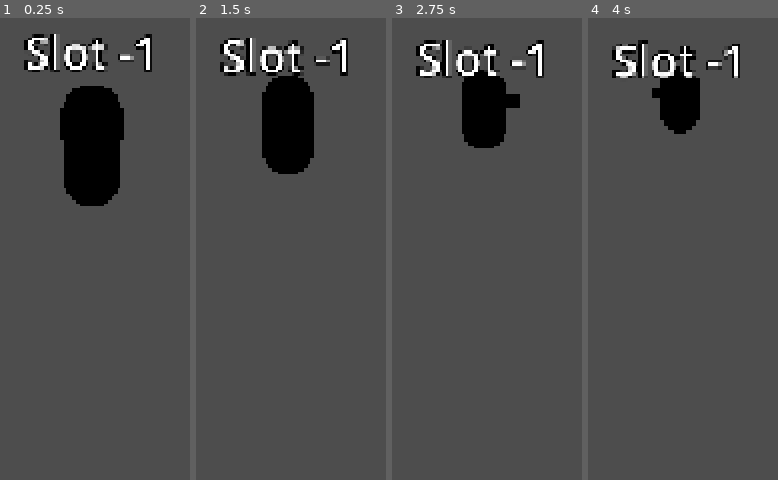
Above: before the commit, frames 1-4 (left to right).
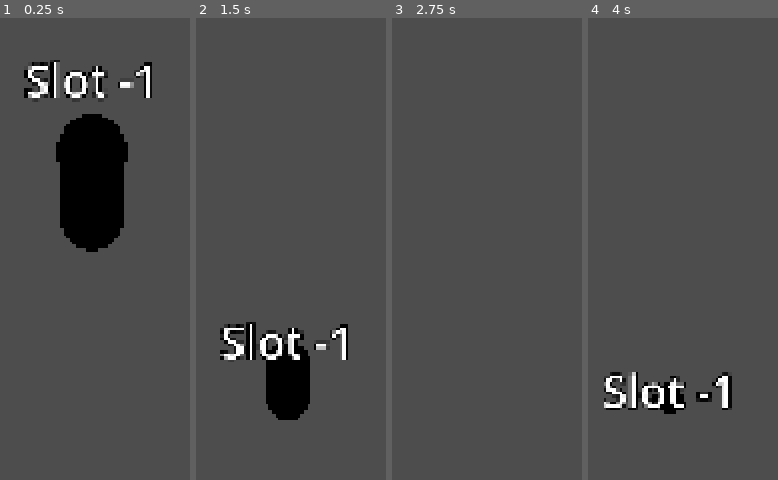
Above: after the commit, the same moments.

Repository: kunanli/TrioBroTotem
Game: Godot game, scene res://scenes/player/player.tscn
The game is run twice, just before and just after one commit, with the same random seed, the same clock (stepped at 60 frames per second) and the same inputs. This scene is started directly instead of the project's main scene.
Inputs (mouse positions are in pixels of both pictures, inside the frame that each line leads up to):
- Up to frame 1 (0.25 s): no input
- Up to frame 2 (1.5 s): move the mouse to (outside the picture) at 0.52 s; hold D (move_right) 0.53-1.28 s; hold J (attack) 0.53-1.28 s; click (outside the picture) at 0.67 s; tap Space (jump) at 0.77 s; move the mouse to (outside the picture) at 1.27 s; hold S (move_back) from 1.28 s (still down); tap F (grab) at 1.35 s; click (outside the picture) at 1.42 s
- Up to frame 3 (2.75 s): tap Space (jump) at 1.52 s; move the mouse to (outside the picture) at 2.02 s; release S (move_back) at 2.03 s; hold D (move_right) from 2.03 s (still down); tap E (interact) at 2.1 s; click (outside the picture) at 2.17 s
- Up to frame 4 (4 s): tap Enter at 2.75 s; move the mouse to (599, 244) at 2.77 s; release D (move_right) at 2.78 s; hold W (move_forward) 2.78-3.53 s; tap J (attack) at 2.85 s; click (599, 244) at 2.92 s; tap Space (jump) at 3.02, 3.77 s; move the mouse to (outside the picture) at 3.52 s; hold A (move_left) from 3.53 s (still down); tap F (grab) at 3.6 s; click (outside the picture) at 3.67 s

The runs differ from the first frame. In frame 1, 9.9% of the frame differs, in the area x 12-80%, y 3-51%; in frame 2, 14%, in the area x 12-80%, y 4-88%; in frame 3, 6.2%; in frame 4, 8.1%.

Commit message:
fix(m0): 鏡頭改為剛性錨點追隨，加上仰角與滑鼠鎖定
實跑回報鏡頭「還是有點小怪」。三個原因：

1. 位置做平滑、注視點卻直接用角色當下位置。角色橫移時，落後的鏡頭
   為了盯住角色會額外轉一個角度，整個畫面跟著晃。改成只有注視點在
   平滑，鏡頭位置與注視點永遠剛性綁在一起——只剩位移延遲，沒有轉動晃動

2. 垂直與水平用同一個追隨速度。跳躍與走斜坡時鏡頭跟著上下彈，
   那是第三人稱最明顯的暈眩來源。垂直改成慢三倍（0.28 對 0.09）

3. 完全不能上下看。加上仰角控制與範圍限制（下限不設負太多，
   否則鏡頭會鑽到地板下面）

滑鼠改成點畫面鎖定、Esc 放開，不必一直按著右鍵；按住右鍵拖曳仍然可用。
用 _unhandled_input 而不是 _input，這樣點大廳按鈕不會順便鎖住滑鼠。

物理從 60 提到 120 Hz。角色移動在物理幀更新，60 Hz 在高刷新率螢幕上
看得出一格一格跳，鏡頭做了平滑之後反而更明顯。

.gitignore 擴大到整個 assets/：第二批模型放在 assets/<角色>/ 而不是
assets/source/，原本的規則沒擋到，repo 因此漲到 395 MB。
assets/reference/ 以否定規則保留。

Co-Authored-By: Claude Opus 5 <noreply@anthropic.com>
Claude-Session: https://claude.ai/code/session_01TU4o3pWxh73BhVeQ2EeBq9

Diff:
--- a/trio-project/project.godot
+++ b/trio-project/project.godot
@@ -38,7 +38,7 @@
 [physics]
 
 3d/physics_engine="Jolt Physics"
-common/physics_ticks_per_second=60
+common/physics_ticks_per_second=120
 
 [rendering]
 
--- a/trio-project/scripts/autoload/game_input.gd
+++ b/trio-project/scripts/autoload/game_input.gd
@@ -79,15 +79,15 @@
 	return raw if raw.length() > STICK_DEADZONE else Vector2.ZERO
 
 
-## 鏡頭轉向輸入。手把是右搖桿（docs/06），鍵鼠是按住滑鼠右鍵拖曳。
-##
-## 用「按住右鍵」而不是鎖定滑鼠，是因為 M0 要在同一台機器上開三個視窗測——
-## 鎖定滑鼠會讓你沒辦法點到另一個視窗。
-func get_look_delta(device_id: int) -> float:
+## 手把的鏡頭輸入（右搖桿，見 docs/06）。滑鼠走 _unhandled_input，不在這裡。
+func get_look_delta(device_id: int) -> Vector2:
 	if device_id < 0:
-		return 0.0
-	var raw := Input.get_joy_axis(device_id, JOY_AXIS_RIGHT_X)
-	return raw if absf(raw) > STICK_DEADZONE else 0.0
+		return Vector2.ZERO
+	var raw := Vector2(
+		Input.get_joy_axis(device_id, JOY_AXIS_RIGHT_X),
+		Input.get_joy_axis(device_id, JOY_AXIS_RIGHT_Y)
+	)
+	return raw if raw.length() > STICK_DEADZONE else Vector2.ZERO
 
 
 func is_pressed(device_id: int, action: StringName) -> bool:
--- a/trio-project/scripts/player/player_character.gd
+++ b/trio-project/scripts/player/player_character.gd
@@ -46,16 +46,23 @@
 ## 扛著東西時的移動懲罰。扛人比扛箱子更明顯——這是喜劇來源，不是平衡數值。
 const CARRY_SPEED_PENALTY := 0.7
 
-## 鏡頭：距離、高度、看向角色身上多高的點。
+## --- 鏡頭 ---
+## 鏡頭繞著角色身上 CAMERA_TARGET_HEIGHT 的那個點轉，半徑固定。
 const CAMERA_DISTANCE := 6.5
-const CAMERA_HEIGHT := 3.0
 const CAMERA_TARGET_HEIGHT := 1.2
 
-## 鏡頭追上角色所需的時間。0 = 硬綁在身上（會很跳），太大會拖泥帶水。
-const CAMERA_FOLLOW_TIME := 0.10
-
-const MOUSE_SENSITIVITY := 0.005
-const STICK_LOOK_SPEED := 2.5
+## 水平與垂直分開追隨，垂直**刻意慢很多**。
+## 用同一個值的話，跳躍與走斜坡時鏡頭會跟著上下彈——那是最明顯的暈眩來源。
+const CAMERA_FOLLOW_TIME := 0.09
+const CAMERA_VERTICAL_TIME := 0.28
+
+## 仰角範圍（弧度）。下限不設負太多，否則鏡頭會鑽到地板下面。
+const CAMERA_PITCH_MIN := -0.10
+const CAMERA_PITCH_MAX := 1.15
+const CAMERA_PITCH_DEFAULT := 0.42
+
+const MOUSE_SENSITIVITY := 0.0032
+const STICK_LOOK_SPEED := 2.6
 
 const SLOT_COLORS := [
 	Color(0.90, 0.42, 0.32),  # 0 泥土色
@@ -85,8 +92,10 @@
 var _throw_charge: float = 0.0
 var _struggle: float = 0.0
 
-## 鏡頭的水平角度。純本機狀態，不同步——每個人的鏡頭本來就該各自獨立。
+## 鏡頭角度與追隨中的注視點。純本機狀態，不同步——每個人的鏡頭本來就該各自獨立。
 var _camera_yaw: float = 0.0
+var _camera_pitch: float = CAMERA_PITCH_DEFAULT
+var _camera_anchor: Vector3 = Vector3.ZERO
 
 @onready var carry_anchor: Node3D = $Visual/CarryAnchor
 @onready var grab_probe: Area3D = $Visual/GrabProbe
@@ -120,8 +129,8 @@
 	# 鏡頭脫離角色的座標系，改成自己平滑追上去。
 	# 硬綁在角色身上時，角色每個物理幀的位移會原封不動變成鏡頭的抖動。
 	_camera.top_level = true
-	_camera.global_position = _camera_goal()
-	_camera.look_at(_camera_focus(), Vector3.UP)
+	_camera_anchor = _focus_target()
+	_place_camera()
 
 	if is_multiplayer_authority():
 		net_position = global_position
@@ -147,15 +156,25 @@
 	add_child(sync)
 
 
-## 鏡頭看的目標點：角色身上稍高的位置，不是腳底。
-func _camera_focus() -> Vector3:
+## 鏡頭要對準的點：角色身上稍高的位置，不是腳底。
+func _focus_target() -> Vector3:
 	return global_position + Vector3.UP * CAMERA_TARGET_HEIGHT
 
 
-## 鏡頭應該在的位置：以 _camera_yaw 繞著角色轉。
-func _camera_goal() -> Vector3:
-	var offset := Basis(Vector3.UP, _camera_yaw) * Vector3(0.0, CAMERA_HEIGHT, CAMERA_DISTANCE)
-	return _camera_focus() + offset
+## 鏡頭相對於注視點的位移。
+func _orbit_offset() -> Vector3:
+	var arm := Vector3(0.0, sin(_camera_pitch), cos(_camera_pitch)) * CAMERA_DISTANCE
+	return Basis(Vector3.UP, _camera_yaw) * arm
+
+
+## 位置與注視點一起由 _camera_anchor 推導，兩者永遠剛性綁在一起。
+##
+## 之前的做法是位置做平滑、注視點直接用角色當下位置——角色橫move 時，
+## 落後的鏡頭為了盯住角色會額外轉一個角度，整個畫面跟著晃。
+## 改成只有注視點在平滑，鏡頭就只有位移延遲，沒有轉動晃動。
+func _place_camera() -> void:
+	_camera.global_position = _camera_anchor + _orbit_offset()
+	_camera.look_at(_camera_anchor, Vector3.UP)
 
 
 ## 鏡頭的水平基底。移動輸入要換算到這個座標系——
@@ -164,25 +183,51 @@
 	return Basis(Vector3.UP, _camera_yaw)
 
 
-func _input(event: InputEvent) -> void:
+## 用 _unhandled_input 而不是 _input：UI 已經處理掉的點擊不會流到這裡，
+## 所以點大廳按鈕不會順便鎖住滑鼠。
+func _unhandled_input(event: InputEvent) -> void:
 	if not _camera.current:
 		return
+
+	if event.is_action_pressed(&"ui_cancel"):
+		Input.mouse_mode = Input.MOUSE_MODE_VISIBLE
+		return
+
+	var click := event as InputEventMouseButton
+	if click != null and click.pressed and Input.mouse_mode != Input.MOUSE_MODE_CAPTURED:
+		# 點進畫面就鎖滑鼠，Esc 放開。M0 要在同一台機器上開三個視窗，
+		# 所以一定要留一個放開的方式。
+		Input.mouse_mode = Input.MOUSE_MODE_CAPTURED
+		return
+
 	var motion := event as InputEventMouseMotion
 	if motion == null:
 		return
-	if not Input.is_mouse_button_pressed(MOUSE_BUTTON_RIGHT):
-		return
-	_camera_yaw -= motion.relative.x * MOUSE_SENSITIVITY
+	var looking := (Input.mouse_mode == Input.MOUSE_MODE_CAPTURED
+			or Input.is_mouse_button_pressed(MOUSE_BUTTON_RIGHT))
+	if looking:
+		_turn_camera(-motion.relative.x * MOUSE_SENSITIVITY, motion.relative.y * MOUSE_SENSITIVITY)
+
+
+func _turn_camera(yaw_delta: float, pitch_delta: float) -> void:
+	_camera_yaw += yaw_delta
+	_camera_pitch = clampf(_camera_pitch + pitch_delta, CAMERA_PITCH_MIN, CAMERA_PITCH_MAX)
 
 
 func _process(delta: float) -> void:
 	if not _camera.current:
 		return
-	_camera_yaw -= GameInput.get_look_delta(device_id) * STICK_LOOK_SPEED * delta
+	var stick := GameInput.get_look_delta(device_id)
+	_turn_camera(-stick.x * STICK_LOOK_SPEED * delta, stick.y * STICK_LOOK_SPEED * delta)
+
 	# 指數平滑：不受影格率影響，60 與 144 fps 的追隨速度一致。
-	var t := 1.0 - exp(-delta / CAMERA_FOLLOW_TIME)
-	_camera.global_position = _camera.global_position.lerp(_camera_goal(), t)
-	_camera.look_at(_camera_focus(), Vector3.UP)
+	var target := _focus_target()
+	var horizontal := 1.0 - exp(-delta / CAMERA_FOLLOW_TIME)
+	var vertical := 1.0 - exp(-delta / CAMERA_VERTICAL_TIME)
+	_camera_anchor.x = lerpf(_camera_anchor.x, target.x, horizontal)
+	_camera_anchor.z = lerpf(_camera_anchor.z, target.z, horizontal)
+	_camera_anchor.y = lerpf(_camera_anchor.y, target.y, vertical)
+	_place_camera()
 
 
 ## 面向的基底。投擲方向讀這個，不是讀 CharacterBody3D 的 transform——
Not shown, changed: .gitignore
Not shown, changed: assets/source/README.md
Not shown, changed: trio-project/README.md
